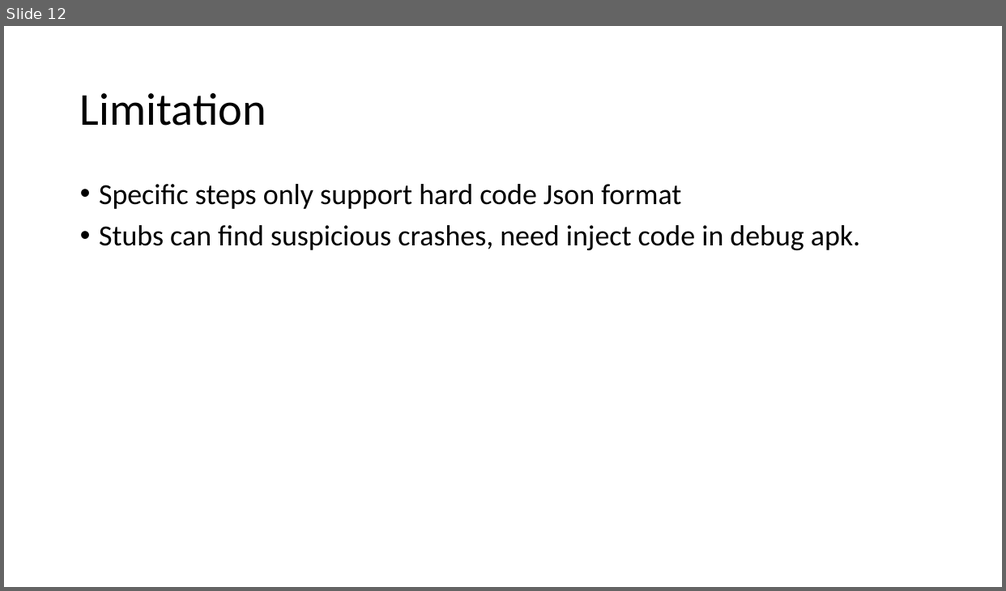
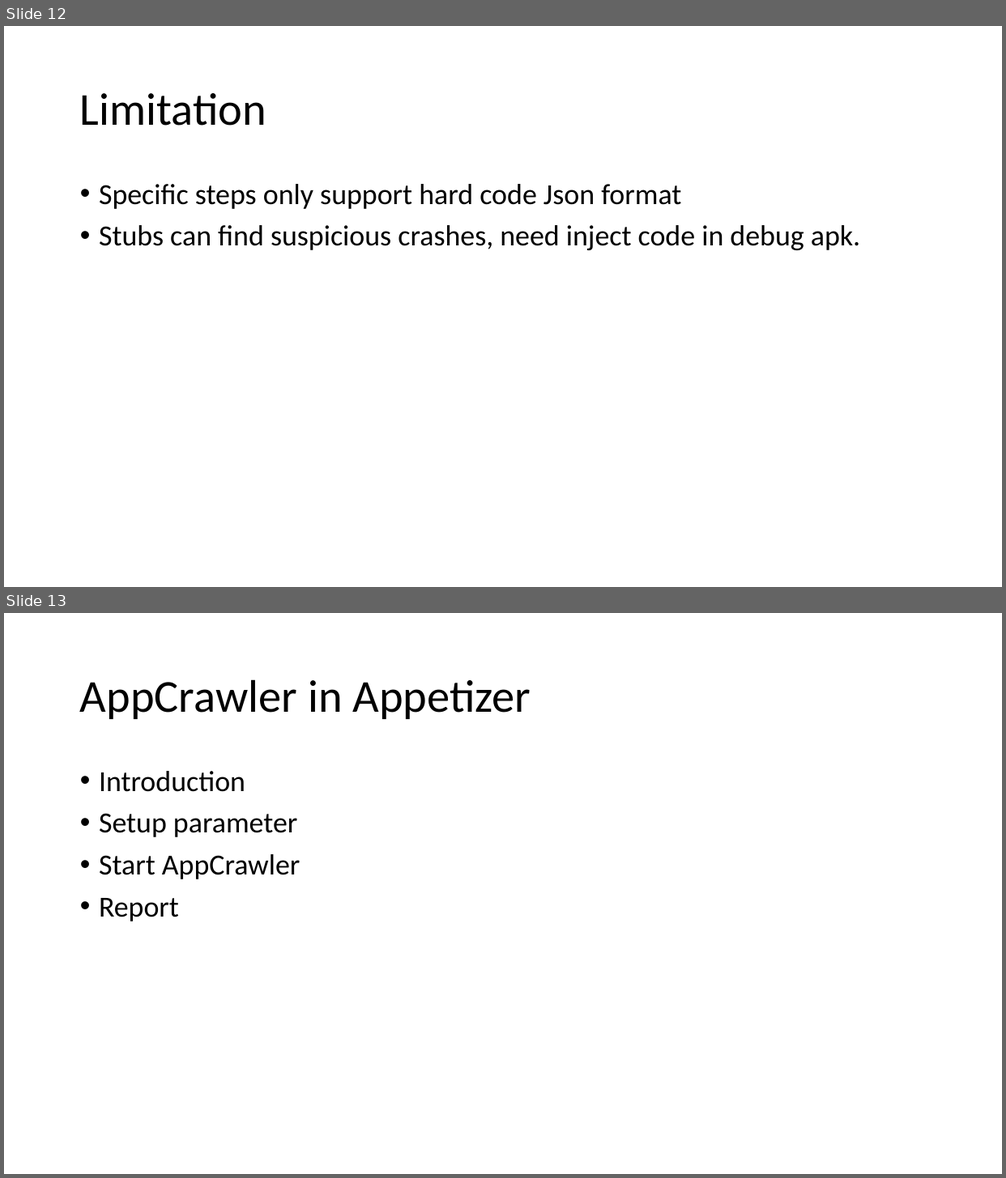
Before and after one commit to RexSong/TrainingVideo, a slide deck: monkey/aos/MonkeyTesting.pptx. Shown one above the other, each under a label of ours: slide 12 before the commit, slides 12 and 13 after it. The pictures are 1006x591 and 1006x1178 pixels, drawn with LibreOffice and Linux fonts; fonts in the diff are those of the drawing. Boxes give left, top, right and bottom in pixels: in the first picture for what was removed or moved away, otherwise in the second. Text is boxed around its words. In the diff, an @@ line names an element or a change of style, - is before the commit and + after.

```diff
--- a/monkey/aos/MonkeyTesting.pptx
+++ b/monkey/aos/MonkeyTesting.pptx
@@ slide 13 added at box(4, 613, 1002, 1174), background #FFFFFF @@
@@ title added at box(80, 679, 531, 719), 44 pt, text #000000 @@
+AppCrawler in Appetizer
@@ text added at box(99, 771, 300, 922), 28 pt, text #000000 @@
+• Introduction
+• Setup parameter
+• Start AppCrawler
+• Report
```
Also in this commit, not shown: 6 other slides added, 2 other files.
